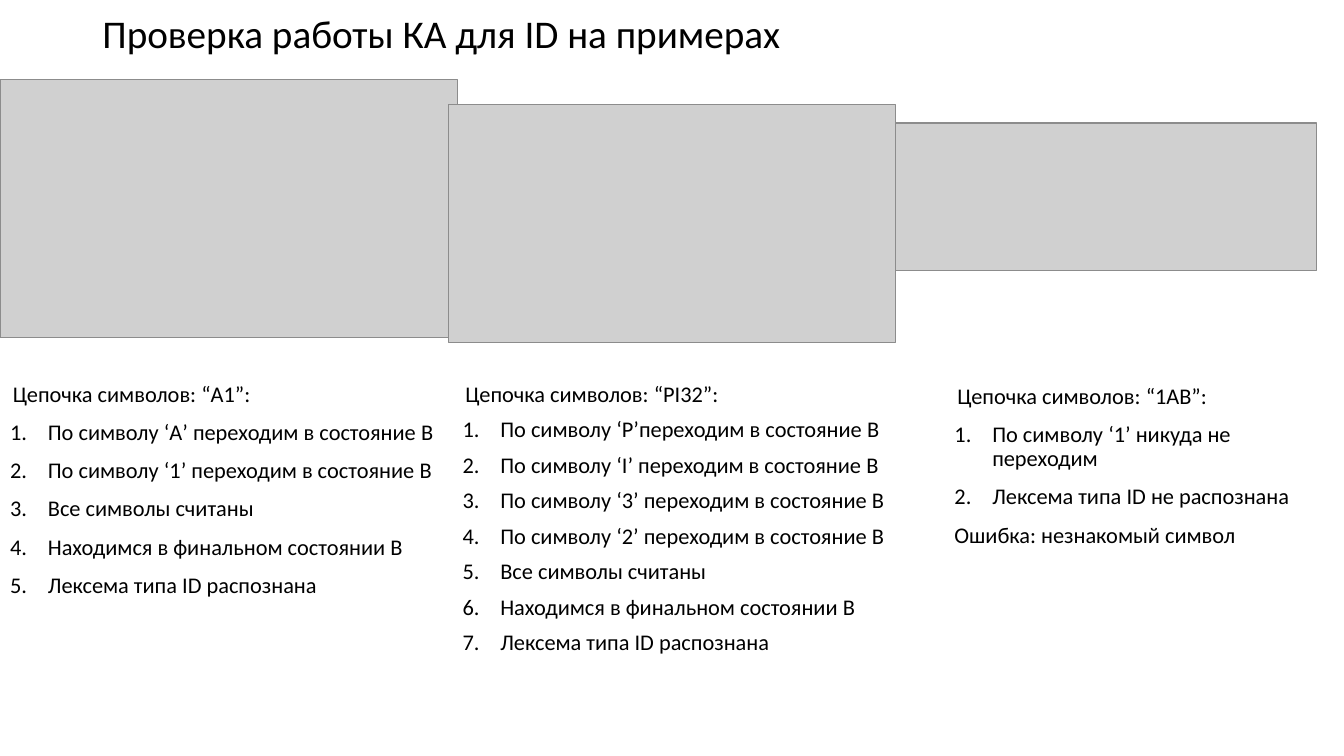
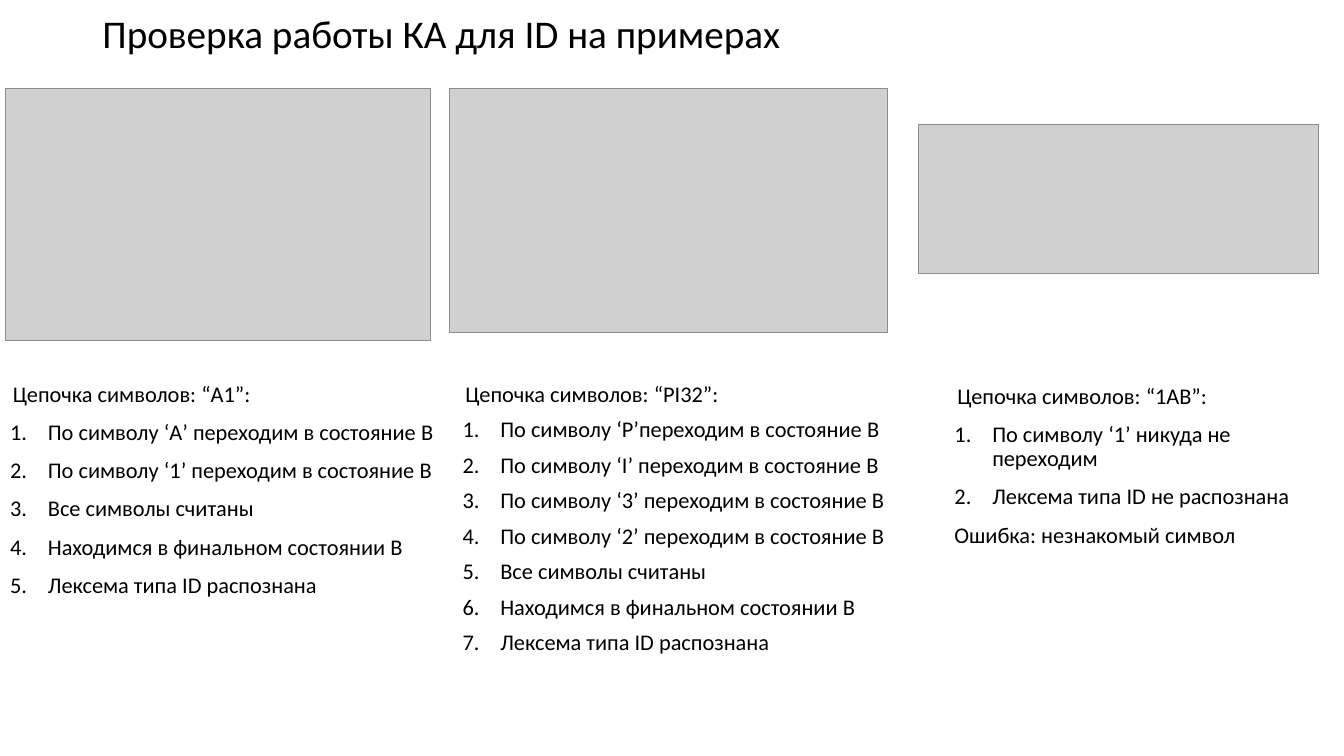
Before and after one commit to goddamnteam/korzun, a slide deck: slide 7 of task5.pptx. Drawn at 1344x756 pixels with LibreOffice and Linux fonts; fonts in the diff are those of the drawing; grey boxes stand for pictures. Boxes give left, top, right and bottom in pixels: in the first picture for what was removed or moved away, otherwise in the second. Text is boxed around its words. In the diff, an @@ line names an element or a change of style, - is before the commit and + after.

```diff
--- a/task5.pptx
+++ b/task5.pptx
@@ picture resized from (x1=0, y1=80, x2=458, y2=338) to (x1=5, y1=89, x2=431, y2=341) @@
@@ picture resized from (x1=449, y1=105, x2=895, y2=343) to (x1=450, y1=89, x2=887, y2=333) @@
@@ picture removed at (x1=0, y1=123, x2=417, y2=267) @@
@@ picture removed at (x1=450, y1=128, x2=859, y2=269) @@
@@ picture resized from (x1=891, y1=123, x2=1317, y2=270) to (x1=919, y1=125, x2=1318, y2=273) @@
```
Also in this commit, not shown: 8 other slides changed.
